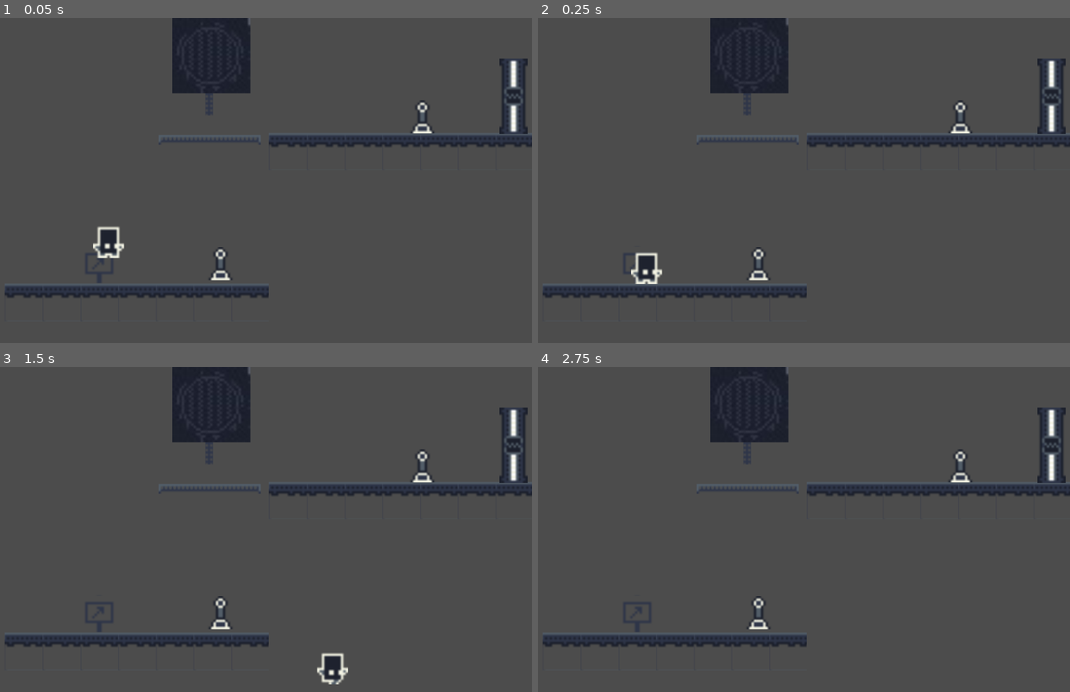
Above: before the commit, frames 1-4 (two rows, left to right).
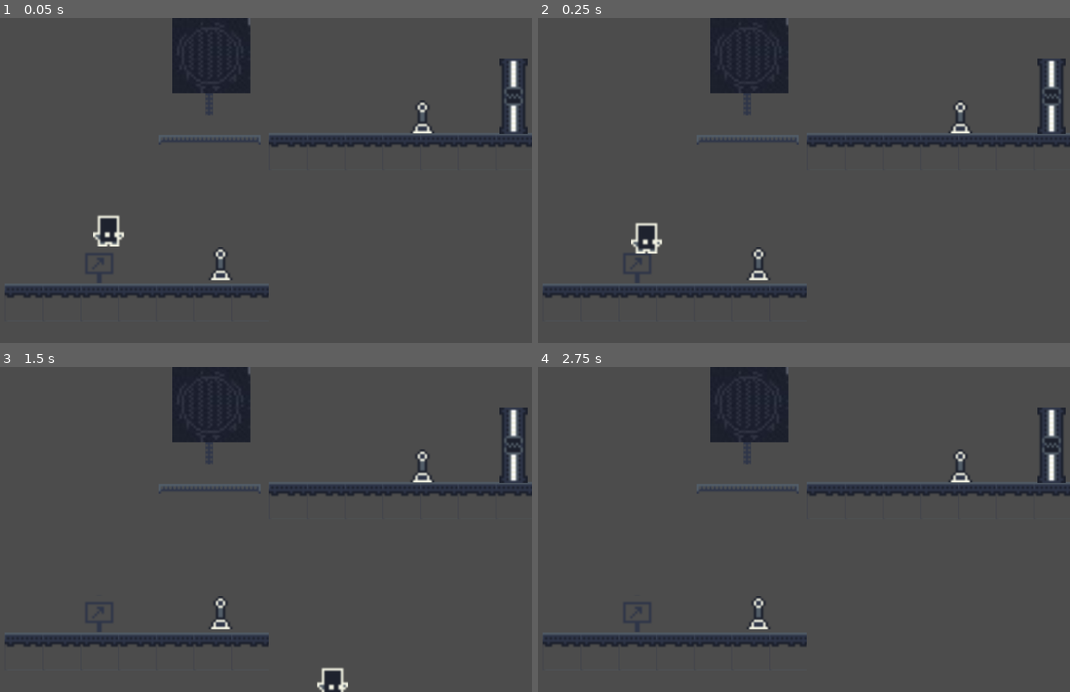
Above: after the commit, the same moments.

Repository: JuanG10/minion3
Game: Godot game, scene res://escenas/niveles/Tutorial_mecanicas_basicas.tscn
Two runs of this game, one before a commit and one after it. Both use one fixed random seed, a clock stepped at 60 frames per second and the inputs below.
Inputs:
- Up to frame 1 (0.05 s): no input
- Up to frame 2 (0.25 s): no input
- Up to frame 3 (1.5 s): tap Enter at 0.5 s; hold Right (ui_right) from 0.53 s (still down); tap Space (Impulso) at 0.6 s; tap Up (ui_up) at 0.77 s; tap B (Accionar_palanca) at 1.35 s
- Up to frame 4 (2.75 s): tap Up (ui_up) at 1.52 s; tap Space (Impulso) at 1.55, 2, 2.1 s; release Right (ui_right) at 2.03 s; hold Left (ui_left) from 2.03 s (still down)

The runs differ from the first frame. In frame 1, 0.5% of the frame differs, in the area x 17-24%, y 60-74%; in frame 2, 0.8%, in the area x 17-24%, y 62-82%; in frame 3, 0.5%; in frame 4, nothing differs.

Commit message:
cambio en plataforma de salto

Diff:
--- a/scripts/Palanca.gd
+++ b/scripts/Palanca.gd
@@ -15,7 +15,6 @@
 
 func _physics_process(delta):
 	if body_actual != null:
-		print(body_actual.control_switch)
 		if  body_actual.control_switch && !baje && puedo_accionar && !puedo_desactivar && Input.is_action_just_pressed("Accionar_palanca") :
 			puedo_desactivar = true
 			baje = true
@@ -35,7 +34,7 @@
 func _on_Area2D_body_exited(body):
 	if(get_tree().get_nodes_in_group("characters").has(body)):
 			puedo_accionar = false
-
+			body_actual = null
 
 
 
--- a/scripts/Plataforma_de_salto_sprite.gd
+++ b/scripts/Plataforma_de_salto_sprite.gd
@@ -9,9 +9,9 @@
 	activado = false
 
 func _on_Area2D_body_entered(body):
-	if(body.get_name() == "Jugador"):
+	if(get_tree().get_nodes_in_group("controllable_characters").has(body)):
 		if activado:
-			print("dsadsasdasdadssdads")
+			print("holaaa ?")
 			body.impulso(self)
 
 
@@ -19,6 +19,5 @@
 	frame = 1
 
 func _on_Area2D_body_exited(body):
-	if(body.get_name() == 'Jugador'):
-		desactivar()
+	if(get_tree().get_nodes_in_group("controllable_characters").has(body)):
 		frame = 0
--- a/scripts/jugador.gd
+++ b/scripts/jugador.gd
@@ -29,18 +29,16 @@
 		player_spr.play("off")
 
 func _physics_process(delta):
-	if !is_on_floor() && !impulso:
-		velocity = Vector2()
-		velocity.y +=SPEED
 	velocity.x = 0
-	if is_on_floor():
-		velocity.y += SPEED * delta
+	velocity.y += SPEED * delta
 	_get_input()
 	move_and_slide(velocity,Vector2(0,-1))
+	print(impulso)
 	if(Input.is_action_just_pressed("Impulso")) && impulso:
-		velocity.y = -vel_salto
-		plataforma_de_salto.cambiar_frame()
-		impulso = false
+			print("entra?")
+			velocity.y = -vel_salto
+			plataforma_de_salto.cambiar_frame()
+			impulso = false
 
 
 func _get_input()->void: # Obtiene el input para moverse o caer.
